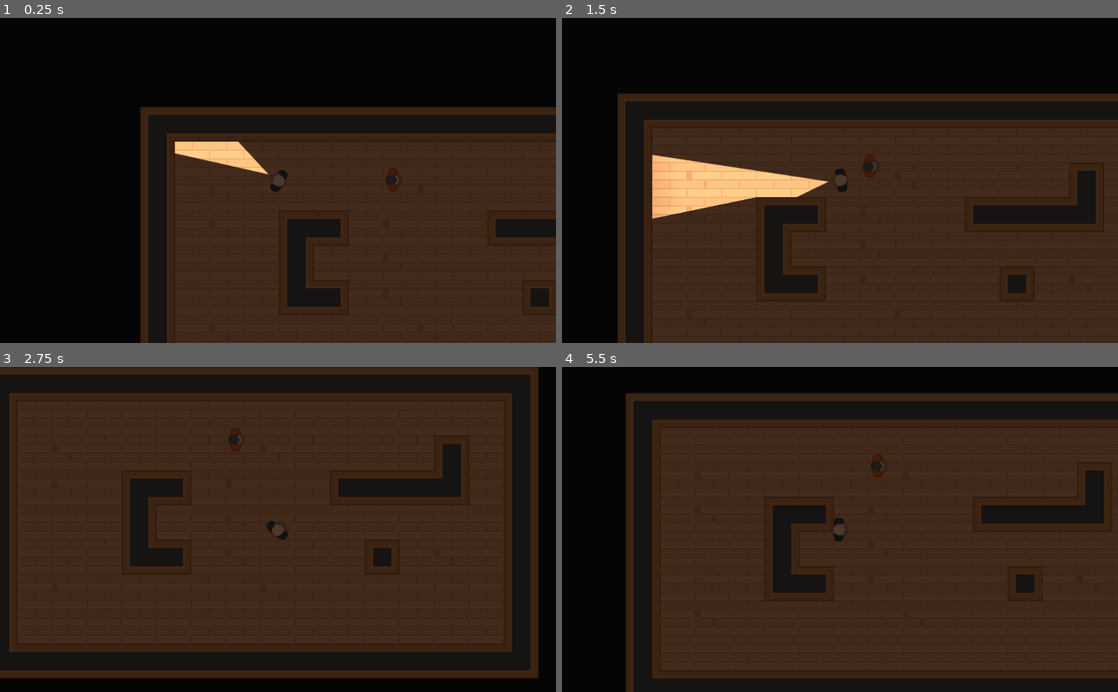
Above: before the commit, frames 1-4 (two rows, left to right).
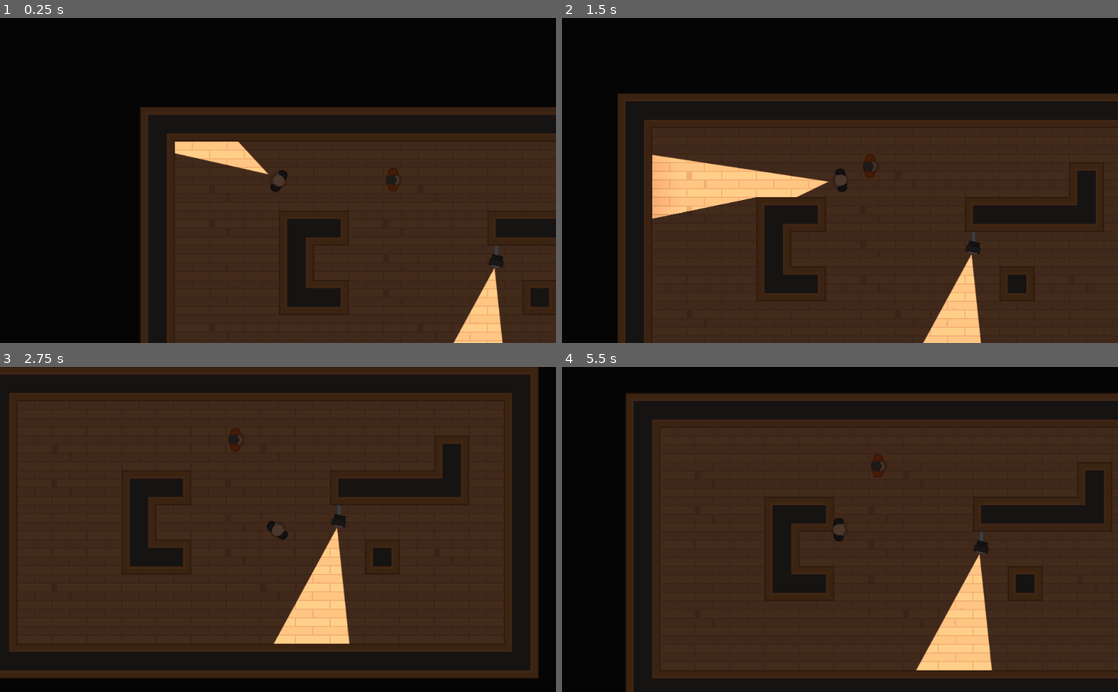
Above: after the commit, the same moments.

Repository: bruhify32/SpyTheGame
Game: Godot game, scene res://Levels/TemplateLevel.tscn
The game is run twice, just before and just after one commit, with the same random seed, the same clock (stepped at 60 frames per second) and the same inputs. The project has no main scene, so this scene is started directly.
Inputs (mouse positions are in pixels of both pictures, inside the frame that each line leads up to):
- Up to frame 1 (0.25 s): no input
- Up to frame 2 (1.5 s): tap Enter at 0.5 s; move the mouse to (962, 164) at 0.52 s; hold D (move_right) 0.53-1.28 s; tap Space (torch_toggle) at 0.6, 1.35 s; move the mouse to (728, 196) at 1.27 s; hold S (move_down) from 1.28 s (still down)
- Up to frame 3 (2.75 s): move the mouse to (333, 458) at 2.02 s; release S (move_down) at 2.03 s; hold D (move_right) from 2.03 s (still down); tap Space (torch_toggle) at 2.1 s
- Up to frame 4 (5.5 s): move the mouse to (812, 594) at 2.77 s; release D (move_right) at 2.78 s; hold W (move_up) 2.78-3.53 s; tap Space (torch_toggle) every 0.75 s from 2.85 to 5.1 s; move the mouse to (1006, 578) at 3.52 s; hold A (move_left) 3.53-5.03 s; move the mouse to (673, 480) at 4.27 s; move the mouse to (867, 529) at 5.02 s; hold S (move_down) from 5.03 s (still down)

The runs differ from the first frame. In frame 1, 1.2% of the frame differs, in the area x 81-91%, y 70-100%; in frame 2, 1.6%; in frame 3, 2.6%; in frame 4, 2.6%, in the area x 63-78%, y 50-94%.

Commit message:
added security camera with light on it and a animation!!

Diff:
--- /dev/null
+++ b/Character/NPCs/SecurityCamera.tscn
@@ -0,0 +1,52 @@
+[gd_scene load_steps=6 format=2]
+
+[ext_resource path="res://GFX/PNG/Tiles/tile_463.png" type="Texture" id=1]
+[ext_resource path="res://GFX/PNG/Tiles/tile_536.png" type="Texture" id=2]
+[ext_resource path="res://Lightmaps/Torch.tscn" type="PackedScene" id=3]
+
+[sub_resource type="RectangleShape2D" id=1]
+
+[sub_resource type="Animation" id=2]
+resource_name = "CameraRotation"
+length = 12.0
+loop = true
+tracks/0/type = "value"
+tracks/0/path = NodePath("CameraBody:rotation_degrees")
+tracks/0/interp = 1
+tracks/0/loop_wrap = true
+tracks/0/imported = false
+tracks/0/enabled = true
+tracks/0/keys = {
+"times": PoolRealArray( 0, 2, 6, 8, 10.8 ),
+"transitions": PoolRealArray( 1, 1, 1, 1, 1 ),
+"update": 0,
+"values": [ -30.0, -30.0, 30.0, 30.0, -30.0 ]
+}
+
+[node name="SecurityCamera" type="Node2D"]
+
+[node name="ArmSprite" type="Sprite" parent="."]
+scale = Vector2( 0.5, 0.5 )
+texture = ExtResource( 1 )
+
+[node name="CameraBody" type="KinematicBody2D" parent="."]
+position = Vector2( 13.4488, -0.334148 )
+rotation = 0.202209
+__meta__ = {
+"_edit_group_": true
+}
+
+[node name="Sprite" type="Sprite" parent="CameraBody"]
+rotation = 1.57079
+scale = Vector2( 0.5, 0.5 )
+texture = ExtResource( 2 )
+
+[node name="CollisionShape2D" type="CollisionShape2D" parent="CameraBody"]
+shape = SubResource( 1 )
+disabled = true
+
+[node name="Torch" parent="CameraBody" instance=ExtResource( 3 )]
+position = Vector2( 7.37084, 0.44545 )
+
+[node name="AnimationPlayer" type="AnimationPlayer" parent="."]
+anims/CameraRotation = SubResource( 2 )
--- a/Levels/TemplateLevel.tscn
+++ b/Levels/TemplateLevel.tscn
@@ -1,8 +1,9 @@
-[gd_scene load_steps=4 format=2]
+[gd_scene load_steps=5 format=2]
 
 [ext_resource path="res://Tiles/TileSet.tres" type="TileSet" id=1]
 [ext_resource path="res://Character/Player.tscn" type="PackedScene" id=2]
 [ext_resource path="res://Character/template_character.tscn" type="PackedScene" id=3]
+[ext_resource path="res://Character/NPCs/SecurityCamera.tscn" type="PackedScene" id=4]
 
 [node name="TemplateLevel" type="Node2D"]
 
@@ -22,3 +23,7 @@
 
 [node name="TemplateCharacter" parent="." instance=ExtResource( 3 )]
 position = Vector2( 467.288, 134.873 )
+
+[node name="SecurityCamera" parent="." instance=ExtResource( 4 )]
+position = Vector2( 656, 272 )
+rotation = 1.57079
--- a/Lightmaps/Torch.tscn
+++ b/Lightmaps/Torch.tscn
@@ -1,5 +1,9 @@
-[gd_scene format=2]
+[gd_scene load_steps=2 format=2]
+
+[ext_resource path="res://Lightmaps/torchmap.png" type="Texture" id=1]
 
 [node name="Torch" type="Light2D"]
+texture = ExtResource( 1 )
+offset = Vector2( 320, 0 )
 shadow_enabled = true
 shadow_color = Color( 0.109804, 0.105882, 0.105882, 0 )
